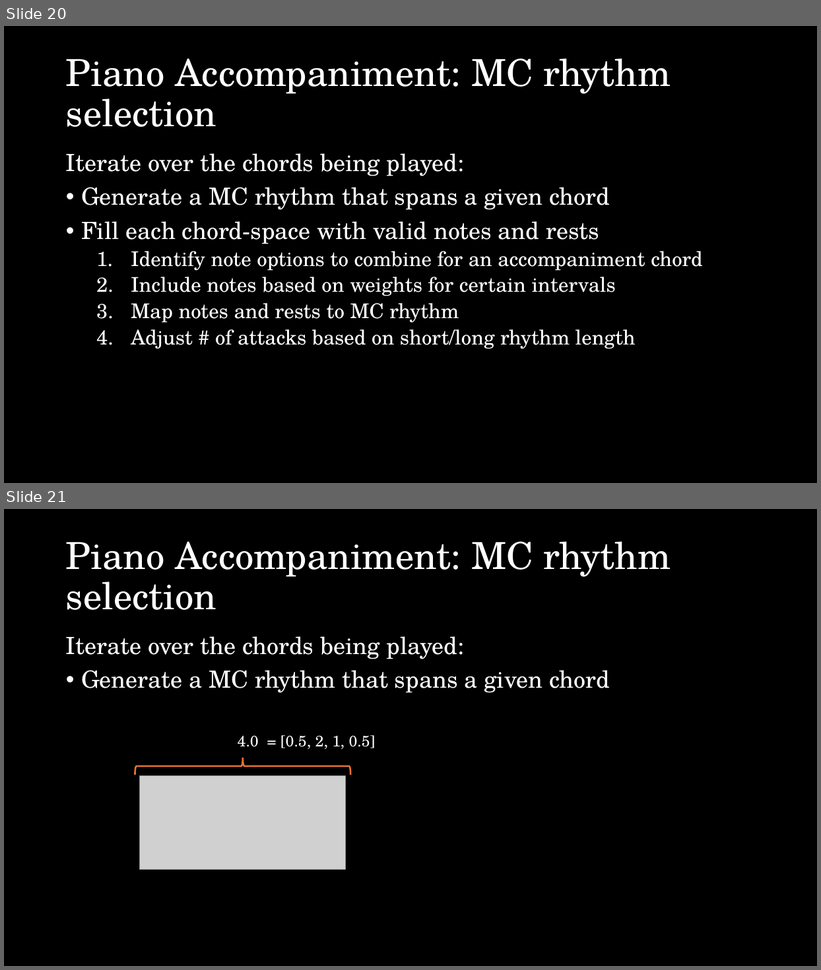
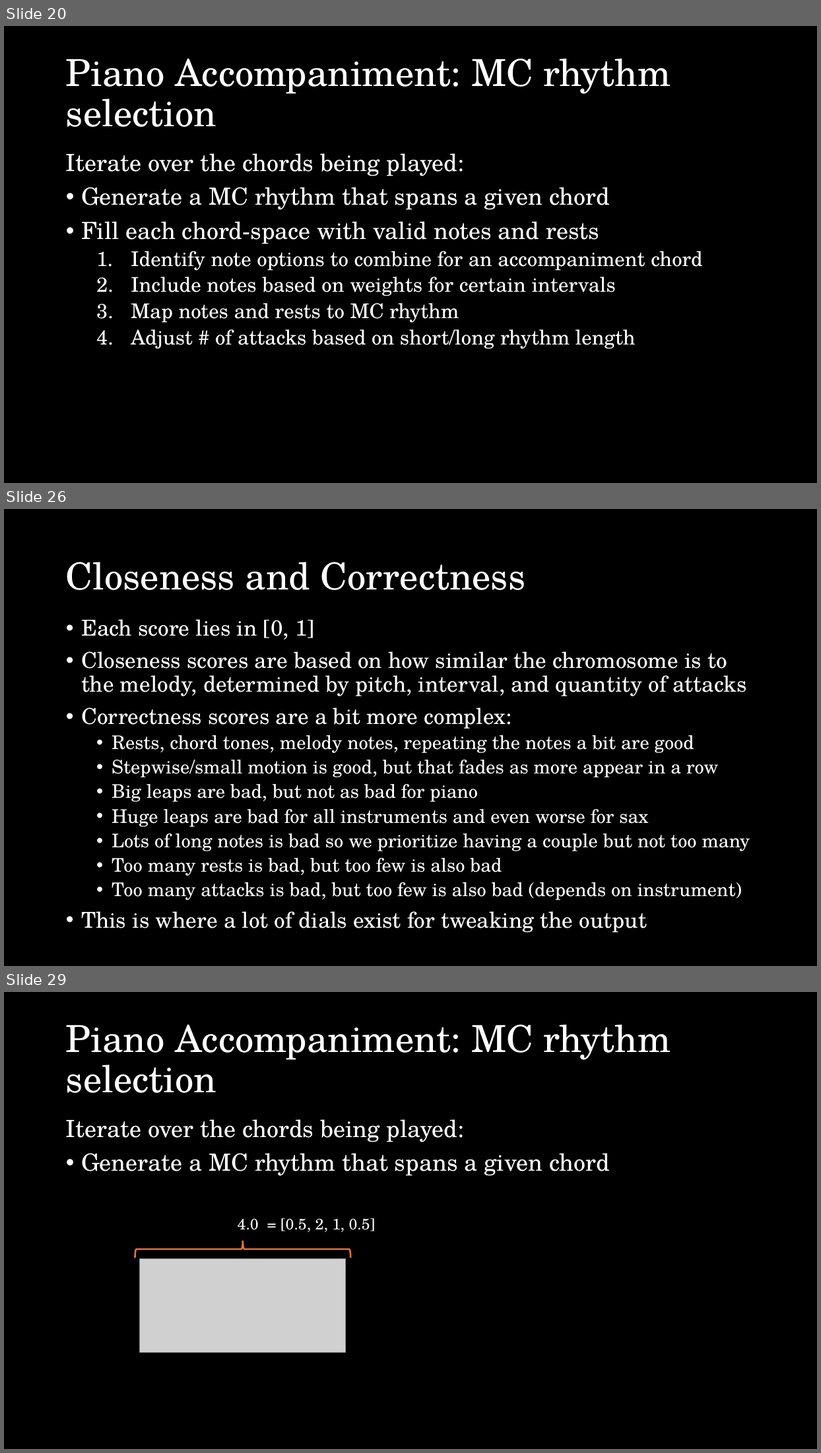
Before and after one commit to esharo02/150Final, a slide deck: CS150 final presentation.pptx. Shown one above the other, each under a label of ours: slides 20 and 21 before the commit, slides 20, 26 and 29 after it; the slides between them are not shown. The pictures are 821x970 and 821x1453 pixels, drawn with LibreOffice and Linux fonts; fonts in the diff are those of the drawing; grey boxes stand for pictures. Boxes give left, top, right and bottom in pixels: in the first picture for what was removed or moved away, otherwise in the second. Text is boxed around its words. In the diff, an @@ line names an element or a change of style, - is before the commit and + after.

```diff
--- a/CS150 final presentation.pptx
+++ b/CS150 final presentation.pptx
@@ slide 26 added at (4, 509, 817, 966), background #000000 @@
@@ title added at (66, 562, 525, 590), 44 pt, text #FFFFFF @@
+Closeness and Correctness
@@ text added at (81, 619, 750, 933), 22.2 pt, text #FFFFFF @@
+• Each score lies in [0, 1]
+• Closeness scores are based on how similar the chromosome is to the melody, determined by pitch, interval, and quantity of attacks
+• Correctness scores are a bit more complex:
+  • Rests, chord tones, melody notes, repeating the notes a bit are good
+  • Stepwise/small motion is good, but that fades as more appear in a row
+  • Big leaps are bad, but not as bad for piano
+  • Huge leaps are bad for all instruments and even worse for sax
+  • Lots of long notes is bad so we prioritize having a couple but not too many
+  • Too many rests is bad, but too few is also bad
+  • Too many attacks is bad, but too few is also bad (depends on instrument)
+• This is where a lot of dials exist for tweaking the output
@@ what was slide 21 is now slide 29 @@
```
Also in this commit, not shown: 4 slides changed, 12 other slides added.
